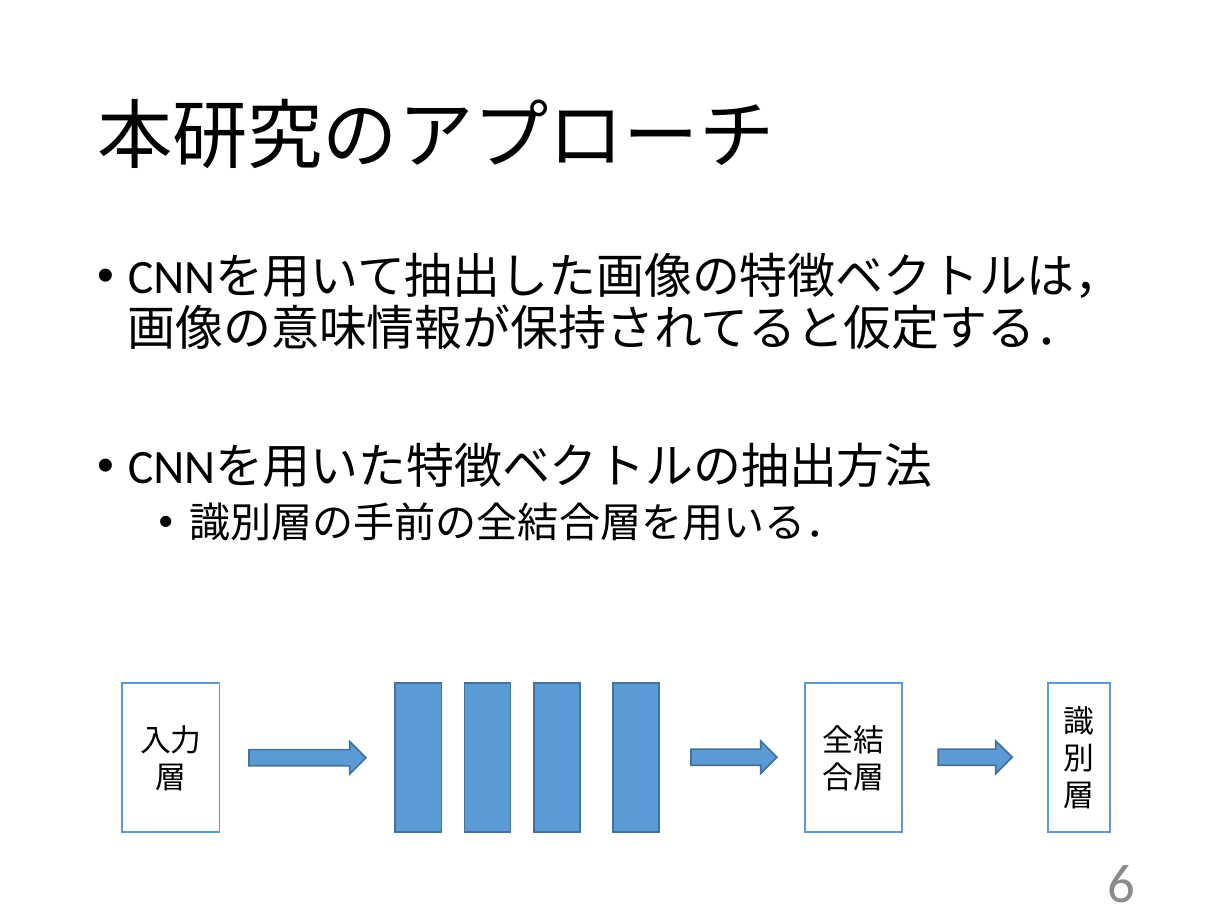
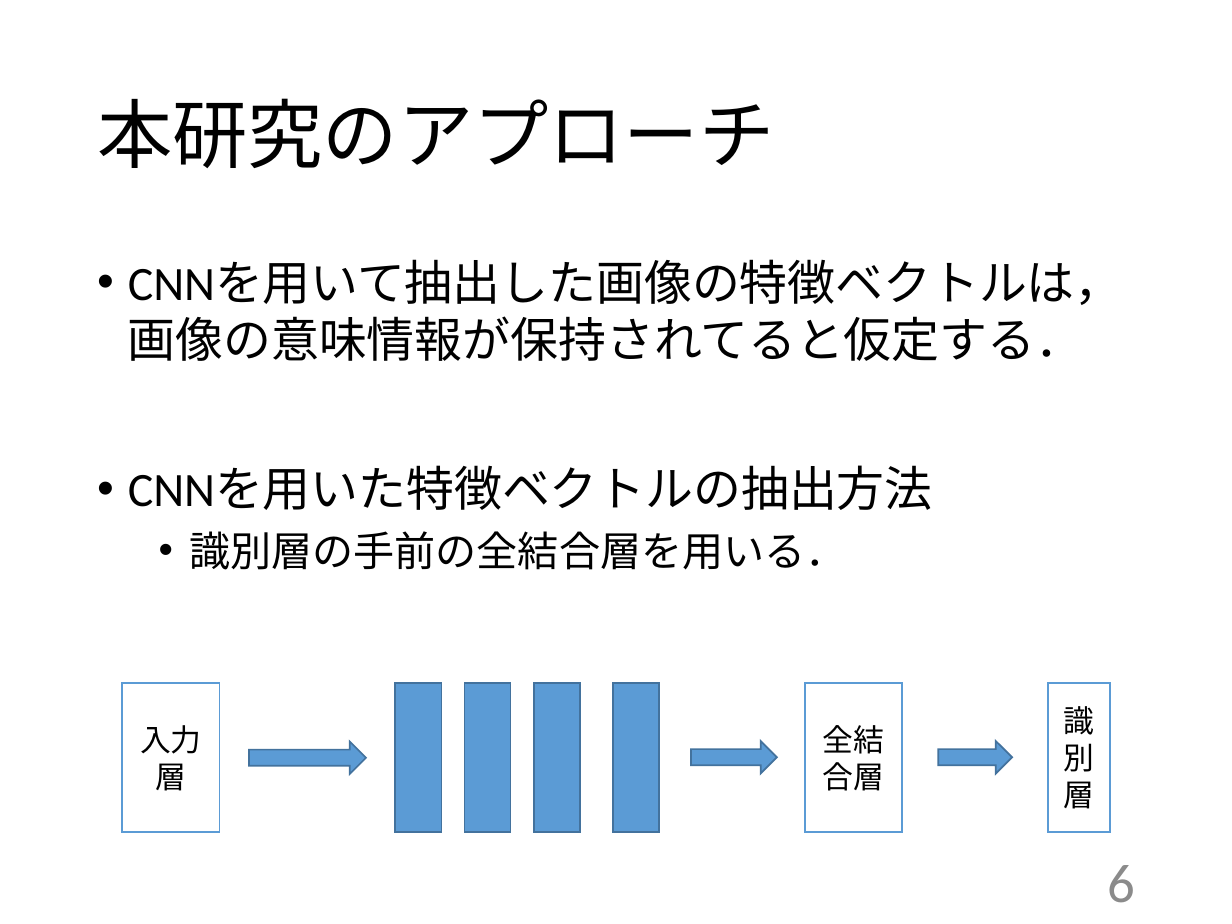
Before and after one commit to kait-takanolab/1821005-yoshioka-thesis, a slide deck: slide 6 of 卒研発表/卒論発表0119.pptx. Drawn at 1232x924 pixels with LibreOffice and Linux fonts; fonts in the diff are those of the drawing. Boxes give left, top, right and bottom in pixels: in the first picture for what was removed or moved away, otherwise in the second. Text is boxed around its words. In the diff, an @@ line names an element or a change of style, - is before the commit and + after.

```diff
--- a/卒研発表/卒論発表0119.pptx
+++ b/卒研発表/卒論発表0119.pptx
@@ text "CNNを用いて抽出した画像の特徴ベクトルは，画像の意味情報が保持されてると仮定する．" at [128,259,1123,570]: line spacing 0.9 to 1 @@
```
Also in this commit, not shown: 7 other slides changed, 1 slide added.
